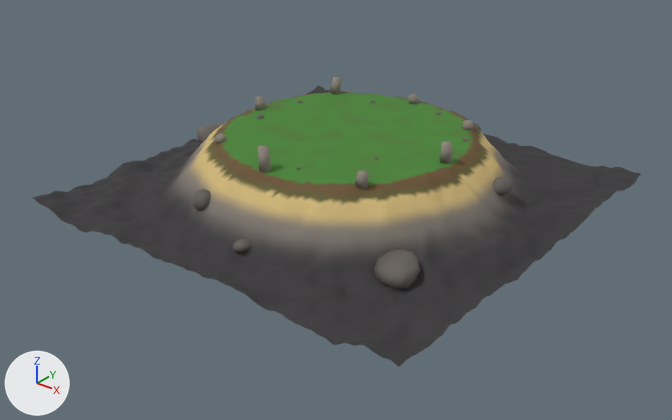
The glTF model godot4/art/arena/island.glb, before and after one commit.
Both versions are drawn from a camera (50 mm lens) standing at (38.5, -49.4, 24.2) and looking at (0.8, -2.2, -5.1). Lighting does not change. The marker at lower left points along +X, +Y and +Z. The first picture is the older version. Where no turn or scale is listed for an object, it has been applied to the vertices.

In view in the first picture: 'Boulder_04', 'Island' and 12 more.
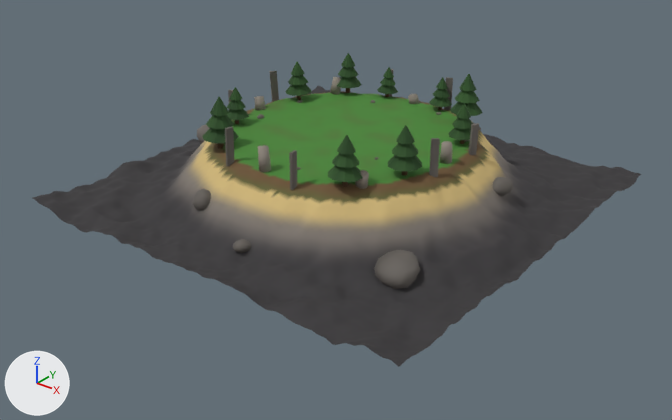
Boxes [x1, y1, x2, y2] around the edits, measured in the pictures (672 x 420 px):
'Tree_02', added (green)
    after: [328, 135, 363, 187]
'Tree_06', added (green)
    after: [388, 125, 422, 175]
'Tree_03', added (green)
    after: [202, 97, 239, 149]
'Tree_00', added (green)
    after: [450, 74, 483, 116]
'Tree_04', added (green)
    after: [448, 104, 473, 144]
'Tree_01', added (green)
    after: [337, 53, 362, 93]
'Tree_05', added (green)
    after: [286, 61, 312, 100]
'Tree_07', added (green)
    after: [227, 87, 249, 124]
'Tree_08', added
    after: [429, 77, 452, 111]
'Monolith_06', added
    after: [429, 138, 440, 177]
'Tree_09', added
    after: [377, 67, 398, 97]
'Monolith_03', added
    after: [225, 126, 234, 166]
'Monolith_02', added
    after: [289, 150, 297, 190]
'Monolith_04', added
    after: [469, 123, 479, 155]
'Monolith_05', added
    after: [269, 71, 279, 102]
'Monolith_00', added
    after: [444, 77, 453, 111]
'Monolith_07', added (mostly hidden)
    after: [228, 90, 233, 103]
'Monolith_01', added
    after: [386, 69, 394, 97]

The change, as a list of edits to the scene's bpy script:
```text
Add ob_monolith_07:
    ob_monolith_07 = bpy.data.objects.new('Monolith_07', me_monolith_07_mesh)  # 8 vertices, 12 faces; spans x -0.28..0.36, y -0.25..0.22, z -0.01..2.31
    ob_monolith_07.location = (-9.0, -2.4, -0.3)
Add ob_monolith_06:
    ob_monolith_06 = bpy.data.objects.new('Monolith_06', me_monolith_06_mesh)  # 8 vertices, 12 faces; spans x -0.27..0.26, y -0.25..0.26, z 0.0..2.6
    ob_monolith_06.location = (9.0, -2.4, -0.09)
Add ob_monolith_05:
    ob_monolith_05 = bpy.data.objects.new('Monolith_05', me_monolith_05_mesh)  # 8 vertices, 12 faces; spans x -0.27..0.23, y -0.42..0.27, z -0.02..2.51
    ob_monolith_05.location = (-9.0, 2.4, -0.21)
Add ob_monolith_04:
    ob_monolith_04 = bpy.data.objects.new('Monolith_04', me_monolith_04_mesh)  # 8 vertices, 12 faces; spans x -0.17..0.2, y -0.28..0.33, z -0.01..2.21
    ob_monolith_04.location = (9.0, 2.4, -0.11)
Add ob_monolith_03:
    ob_monolith_03 = bpy.data.objects.new('Monolith_03', me_monolith_03_mesh)  # 8 vertices, 12 faces; spans x -0.15..0.27, y -0.33..0.28, z -0.01..2.7
    ob_monolith_03.location = (-2.8, -9.0, -0.23)
Add ob_monolith_02:
    ob_monolith_02 = bpy.data.objects.new('Monolith_02', me_monolith_02_mesh)  # 8 vertices, 12 faces; spans x -0.12..0.11, y -0.28..0.29, z 0.0..2.5
    ob_monolith_02.location = (2.8, -9.0, -0.34)
Add ob_monolith_01:
    ob_monolith_01 = bpy.data.objects.new('Monolith_01', me_monolith_01_mesh)  # 8 vertices, 12 faces; spans x -0.25..0.36, y -0.26..0.26, z -0.01..2.41
    ob_monolith_01.location = (-2.8, 9.0, -0.36)
Add ob_monolith_00:
    ob_monolith_00 = bpy.data.objects.new('Monolith_00', me_monolith_00_mesh)  # 8 vertices, 12 faces; spans x -0.34..0.28, y -0.19..0.3, z -0.01..2.6
    ob_monolith_00.location = (2.8, 9.0, -0.2)
Add ob_tree_09:
    ob_tree_09 = bpy.data.objects.new('Tree_09', me_tree_09_mesh)  # 76 vertices, 136 faces; spans x -0.82..0.86, y -0.79..0.82, z -0.01..2.5
    ob_tree_09.location = (-2.5, 8.4, -0.09)
Add ob_tree_08:
    ob_tree_08 = bpy.data.objects.new('Tree_08', me_tree_08_mesh)  # 76 vertices, 136 faces; spans x -0.85..0.87, y -0.87..0.91, z -0.01..2.66
    ob_tree_08.location = (2.5, 8.4, -0.1)
Add ob_tree_07:
    ob_tree_07 = bpy.data.objects.new('Tree_07', me_tree_07_mesh)  # 76 vertices, 136 faces; spans x -0.95..0.92, y -0.91..0.95, z -0.01..2.81
    ob_tree_07.location = (-7.5, -3.5, -0.05)
Add ob_tree_06:
    ob_tree_06 = bpy.data.objects.new('Tree_06', me_tree_06_mesh)  # 76 vertices, 136 faces; spans x -1.1..1.1, y -1.17..1.14, z 0.0..3.44
    ob_tree_06.location = (7.5, -3.5, -0.02)
Add ob_tree_05:
    ob_tree_05 = bpy.data.objects.new('Tree_05', me_tree_05_mesh)  # 76 vertices, 136 faces; spans x -1.06..1.04, y -1.04..1.0, z -0.01..3.12
    ob_tree_05.location = (-7.5, 3.5, -0.05)
Add ob_tree_04:
    ob_tree_04 = bpy.data.objects.new('Tree_04', me_tree_04_mesh)  # 76 vertices, 136 faces; spans x -0.96..0.97, y -1.01..0.98, z 0.0..2.97
    ob_tree_04.location = (7.5, 3.5, -0.04)
Add ob_tree_03:
    ob_tree_03 = bpy.data.objects.new('Tree_03', me_tree_03_mesh)  # 76 vertices, 136 faces; spans x -1.21..1.28, y -1.24..1.23, z -0.01..3.75
    ob_tree_03.location = (-5.5, -7.2, -0.23)
Add ob_tree_02:
    ob_tree_02 = bpy.data.objects.new('Tree_02', me_tree_02_mesh)  # 76 vertices, 136 faces; spans x -1.09..1.11, y -1.13..1.18, z -0.01..3.44
    ob_tree_02.location = (5.5, -7.2, -0.07)
Add ob_tree_01:
    ob_tree_01 = bpy.data.objects.new('Tree_01', me_tree_01_mesh)  # 76 vertices, 136 faces; spans x -1.1..1.1, y -1.05..1.06, z 0.0..3.28
    ob_tree_01.location = (-5.5, 7.2, -0.04)
Add ob_tree_00:
    ob_tree_00 = bpy.data.objects.new('Tree_00', me_tree_00_mesh)  # 76 vertices, 136 faces; spans x -1.18..1.17, y -1.19..1.22, z 0.0..3.59
    ob_tree_00.location = (5.5, 7.2, 0.09)
```
